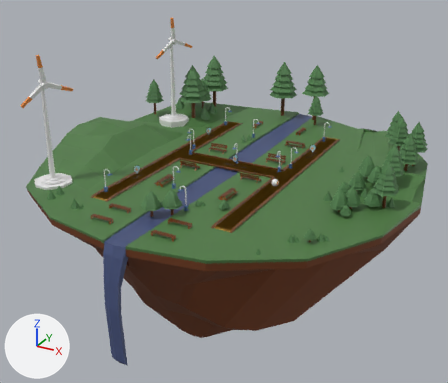
An edit to the glTF model public/models/hassenPortfolio.glb, drawn before and after from the same camera.
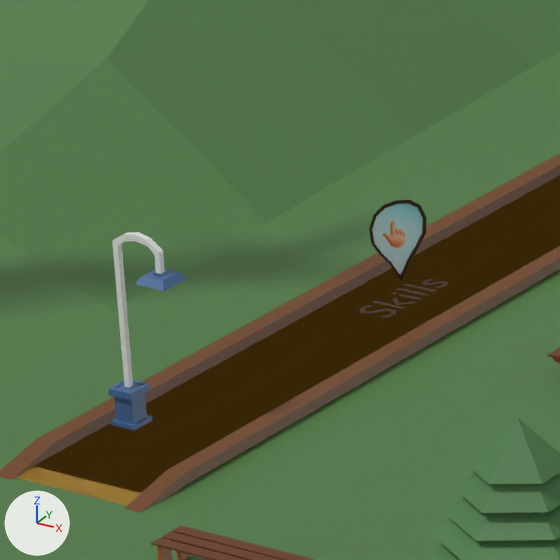
The first picture shows the older version from a camera (50 mm lens) standing at (105.1, -196.0, 86.3) and looking at (-2.4, -0.4, -11.5). The close-ups show both versions on the part from 20% to 35% of the width and 37% to 54% of the height of that picture; other places that the commit changed are outside them. The axes (+X, +Y, +Z) are drawn at lower left. The lights are the same throughout. Where no turn or scale is listed for an object, it has been applied to the vertices.

The first close-up shows 'bench-01', 'brick-tile.001', 'curb', 'lamp.001', 'land', 'pointer-skills', 'tree.022'.
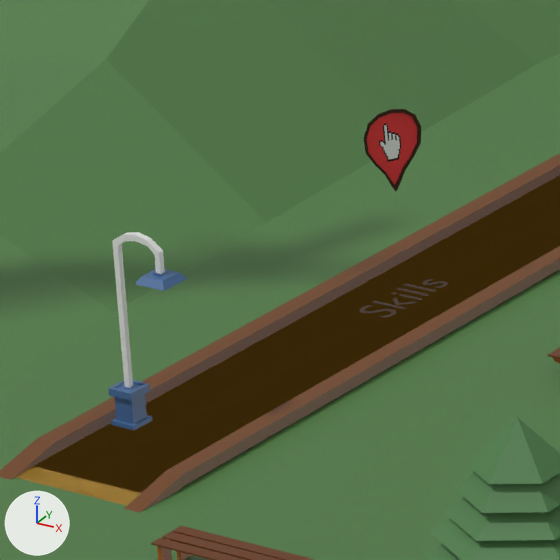
Where the change shows, as pixel boxes (x1, y1, x2, y2) in the close-ups (560 x 560 px):
'pointer-skills', recoloured, moved: before (369, 200, 427, 282); after (364, 109, 421, 191)

What changed in the scene script:
```text
Add img_pointer_03:
    img_pointer_03 = load_image('pointer-03', '_unpacked/pointer-03', 538, 392, 'sRGB')
Add mat_notification_02_mat:
    mat_notification_02_mat = principled_material('notification-02-mat')
    mat_notification_02_mat.texture = img_pointer_03
    mat_notification_02_mat.roughness = 1.0
Change me_plane_012:
    where me_plane_012.from_pydata(...)  # 73 vertices, 128 faces; spans x -0.67..0.66, y -1.14..1.14, z 0.0..3.7
    remove me_plane_012.materials.append(mat_material)  # picture img_pointer
    add me_plane_012.materials.append(mat_notification_02_mat)  # picture img_pointer_03
Change ob_pointer_skills:
    ob_pointer_skills.location: (-23.88, -26.97, 0.78) -> (-23.88, -26.97, 4.85)
```
